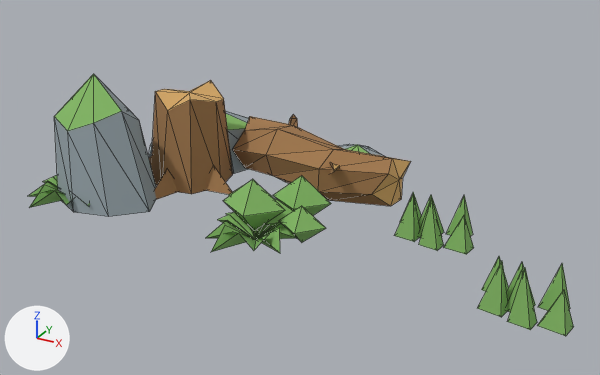
Before and after pictures for a commit that changed the glTF model contrib/workout-game-assets/generated/WG_ForestVergeClusters.glb.
Camera for both pictures: a 50 mm camera at (3.46, -3.57, 1.87) aimed at (1.59, -0.17, 0.17). Every picture has the same lights, and +X, +Y and +Z are marked at lower left. The picture after the commit comes second. Mesh edges are drawn as thin lines. Where no turn or scale is listed for an object, it has been applied to the vertices.

Names of what the first picture shows: 'GEO_VergeDeadwoodHeather_LOD0', 'GEO_VergeGraniteBilberry_LOD0', 'GEO_VergeStumpFern_LOD0'.
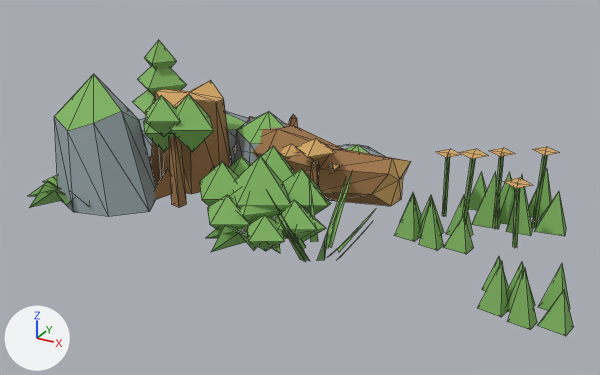
Where the change shows, as pixel boxes [x1, y1, x2, y2] in the pictures (600 x 375 px):
'GEO_VergeShrubFlowers_LOD0', added
    after: [199, 146, 559, 251]
    faces in mat_mat_forestunderstory (green #84b865): [199, 146, 548, 251]
    faces in mat_mat_forestendgrain (orange #d6aa69): [437, 147, 559, 189]
'GEO_VergeSaplingMushroom_LOD0', added
    after: [133, 40, 336, 208]
    faces in mat_mat_forestunderstory (green #84b865): [133, 40, 214, 152]
    faces in mat_mat_forestbark (brown #a2794d): [169, 135, 320, 208]
    faces in mat_mat_forestendgrain (orange #d6aa69): [280, 138, 336, 161]
'GEO_VergeRockGrass_LOD0', added
    after: [139, 111, 566, 262]
    faces in mat_mat_forestunderstory (green #84b865): [142, 111, 566, 262]
    faces in mat_mat_forestgranite (grey #95a2a8): [139, 112, 286, 164]

The change in detail:
Mesh me_geo_vergeshrubflowers_lod0 is new.
It has 131 vertices, 136 faces and spans x 0.15..2.76, y -0.68..0.66, z 0.0..0.45.
Faces by material slot: [29, 20, 87].
It uses material mat_mat_forestgranite (grey #95a2a8).
It uses material mat_mat_forestendgrain (orange #d6aa69).
It uses material mat_mat_forestunderstory (green #84b865).
Mesh me_geo_vergesaplingmushroom_lod0 is new.
It has 93 vertices, 112 faces and spans x 0.16..1.8, y -0.52..0.5, z 0.0..0.69.
Faces by material slot: [40, 24, 48].
It uses material mat_mat_forestbark (brown #a2794d).
It uses material mat_mat_forestendgrain (orange #d6aa69).
It uses material mat_mat_forestunderstory (green #84b865).
Mesh me_geo_vergerockgrass_lod0 is new.
It has 119 vertices, 130 faces and spans x 0.17..2.84, y -0.75..0.54, z 0.0..0.38.
Faces by material slot: [58, 72].
It uses material mat_mat_forestgranite (grey #95a2a8).
It uses material mat_mat_forestunderstory (green #84b865).
Object 'GEO_VergeShrubFlowers_LOD0' (ob_geo_vergeshrubflowers_lod0) is new; it shows me_geo_vergeshrubflowers_lod0.
Its location is (0.0, 0.0, 0.0).
Object 'GEO_VergeSaplingMushroom_LOD0' (ob_geo_vergesaplingmushroom_lod0) is new; it shows me_geo_vergesaplingmushroom_lod0.
Its location is (0.0, 0.0, 0.0).
Object 'GEO_VergeRockGrass_LOD0' (ob_geo_vergerockgrass_lod0) is new; it shows me_geo_vergerockgrass_lod0.
Its location is (0.0, 0.0, 0.0).
